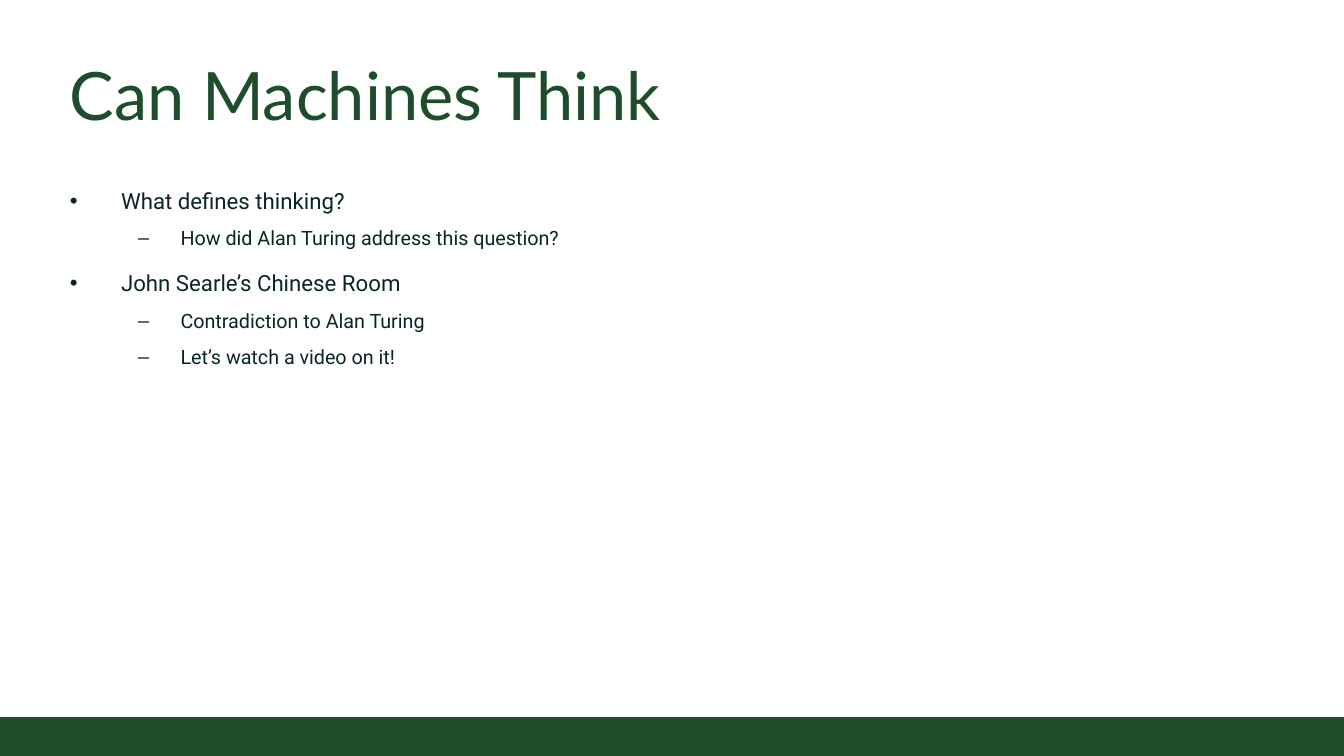
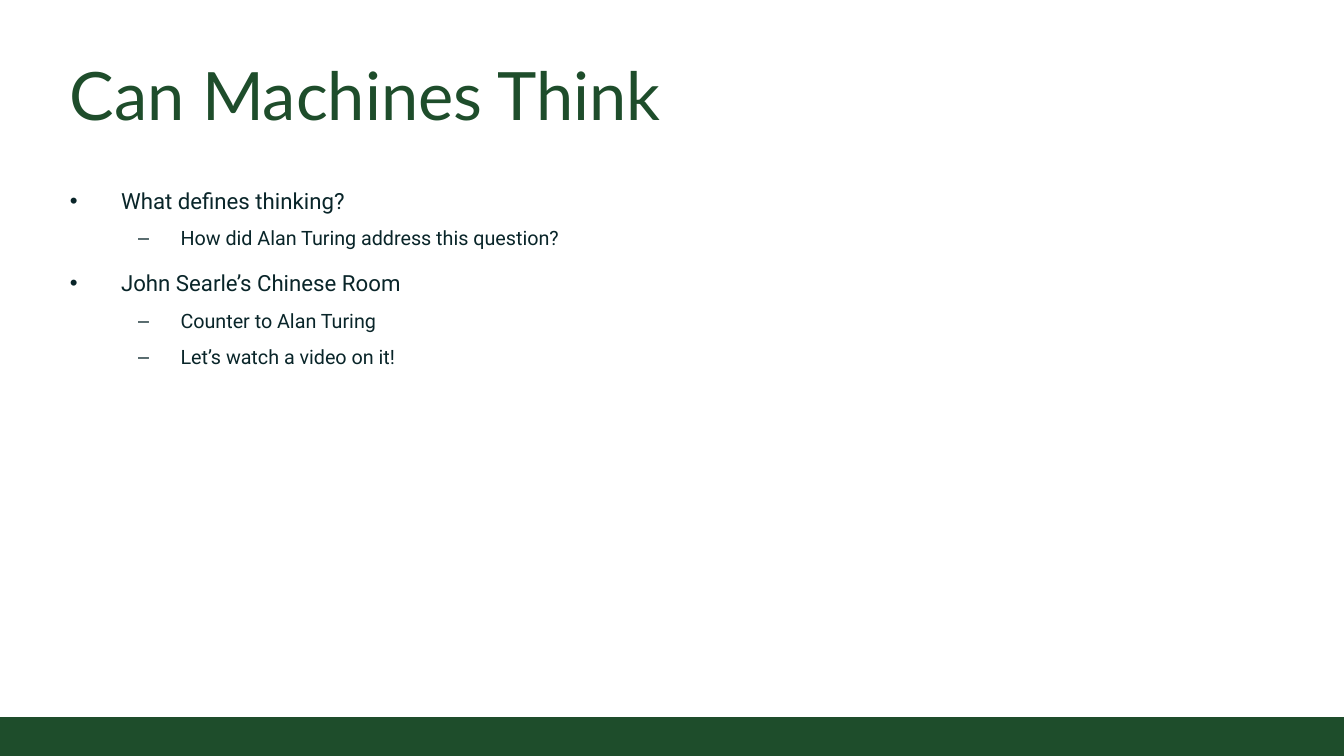
Before and after one commit to CSU-CS150/handouts, a slide deck: slide 2 of helpsessions/week2/strings.pptx. Drawn at 1344x756 pixels with LibreOffice and Linux fonts; fonts in the diff are those of the drawing; background and template pictures are left out. Boxes give left, top, right and bottom in pixels: in the first picture for what was removed or moved away, otherwise in the second. Text is boxed around its words. In the diff, an @@ line names an element or a change of style, - is before the commit and + after.

```diff
--- a/helpsessions/week2/strings.pptx
+++ b/helpsessions/week2/strings.pptx
@@ text at [181, 313, 376, 332]: text changed @@
-  – Contradiction to Alan Turing
+  – Counter to Alan Turing
```
Also in this commit, not shown: 2 other slides changed.
